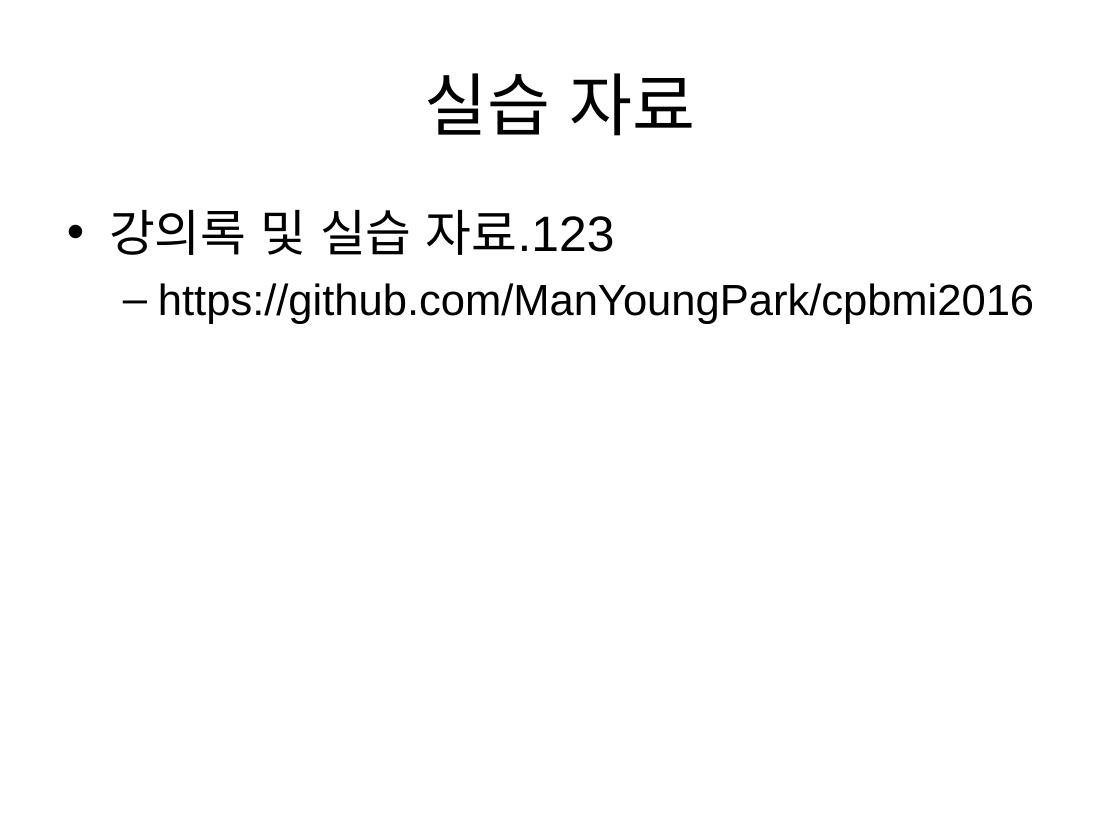
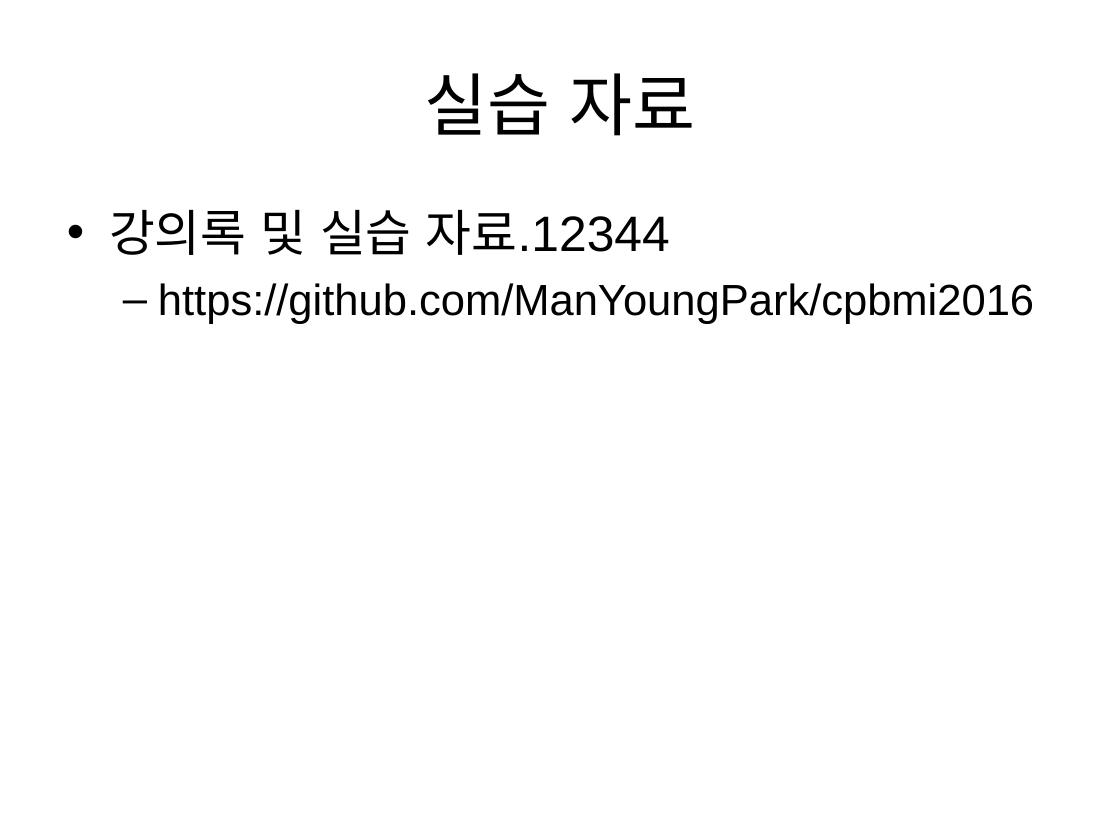
Before and after one commit to ManYoungPark/cpbmi2016, a slide deck: slide 2 of CPBMI_pmy_1st_create_insert_select.ppt. Drawn at 1120x840 pixels with LibreOffice and Linux fonts; fonts in the diff are those of the drawing; background and template pictures are left out. Boxes give left, top, right and bottom in pixels: in the first picture for what was removed or moved away, otherwise in the second. Text is boxed around its words. In the diff, an @@ line names an element or a change of style, - is before the commit and + after.

Commit message:
lg4

```diff
--- a/CPBMI_pmy_1st_create_insert_select.ppt
+++ b/CPBMI_pmy_1st_create_insert_select.ppt
@@ text at bbox=[109, 210, 670, 255]: text changed @@
-• 강의록 및 실습 자료.123
+• 강의록 및 실습 자료.12344
```
